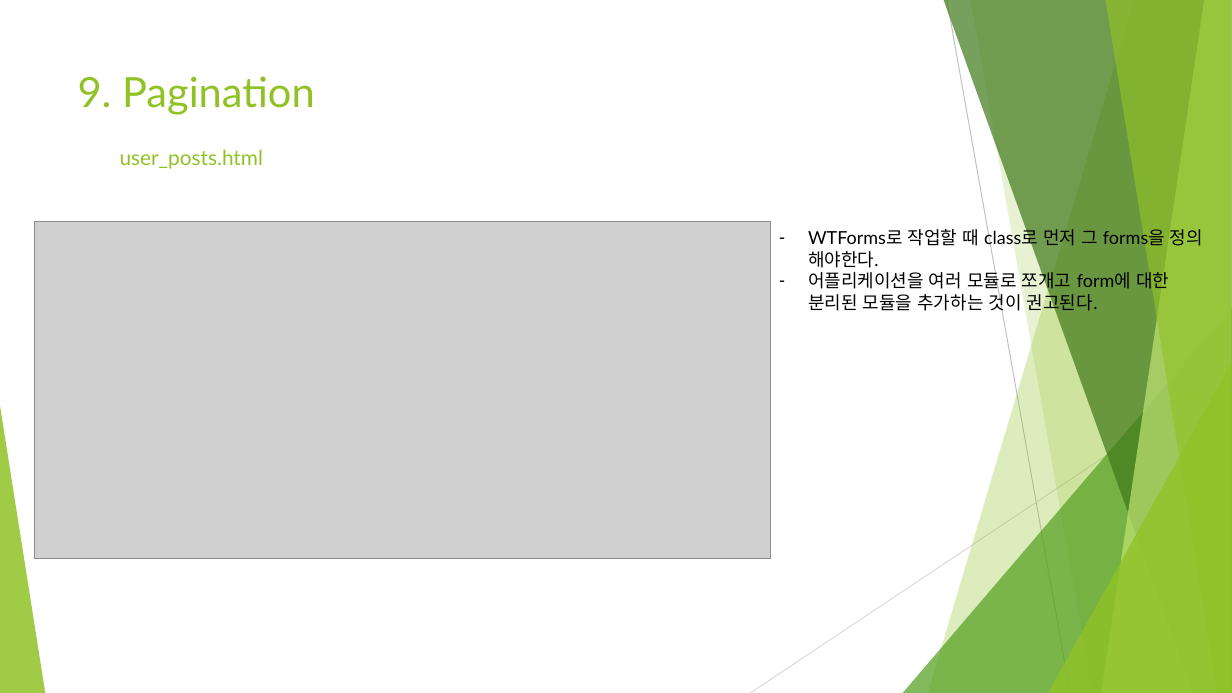
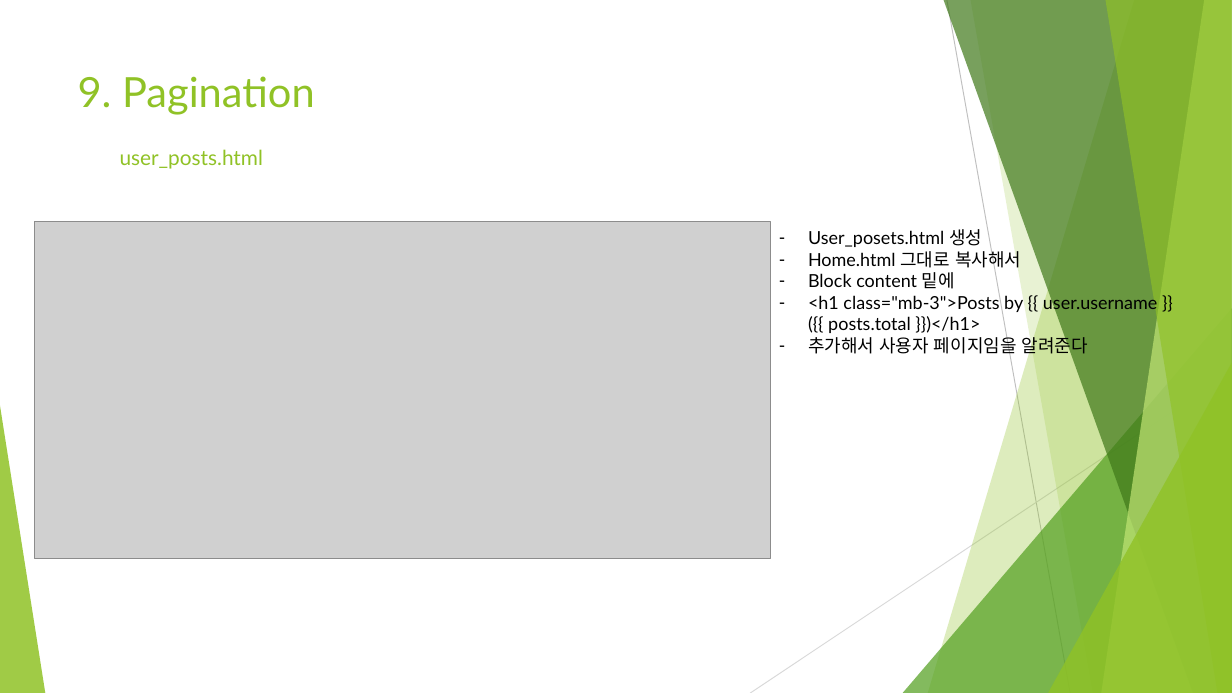
Before and after one commit to Heechul90/Flask, a slide deck: slide 5 of Study/09. Pagination/Pagination.pptx. Drawn at 1232x693 pixels with LibreOffice and Linux fonts; fonts in the diff are those of the drawing; grey boxes stand for pictures. Boxes give left, top, right and bottom in pixels: in the first picture for what was removed or moved away, otherwise in the second. Text is boxed around its words. In the diff, an @@ line names an element or a change of style, - is before the commit and + after.

```diff
--- a/Study/09. Pagination/Pagination.pptx
+++ b/Study/09. Pagination/Pagination.pptx
@@ text at [808, 229, 1158, 357]: text changed @@
-– WTForms로 작업할 때 class로 먼저 그 forms을 정의 해야한다.
-– 어플리케이션을 여러 모듈로 쪼개고 form에 대한 분리된 모듈을 추가하는 것이 권고된다.
+– User_posets.html 생성
+– Home.html 그대로 복사해서
+– Block content 밑에
+– <h1 class="mb-3">Posts by {{ user.username }} ({{ posts.total }})</h1>
+– 추가해서 사용자 페이지임을 알려준다
```
Also in this commit, not shown: 2 other slides changed, 5 other files.
